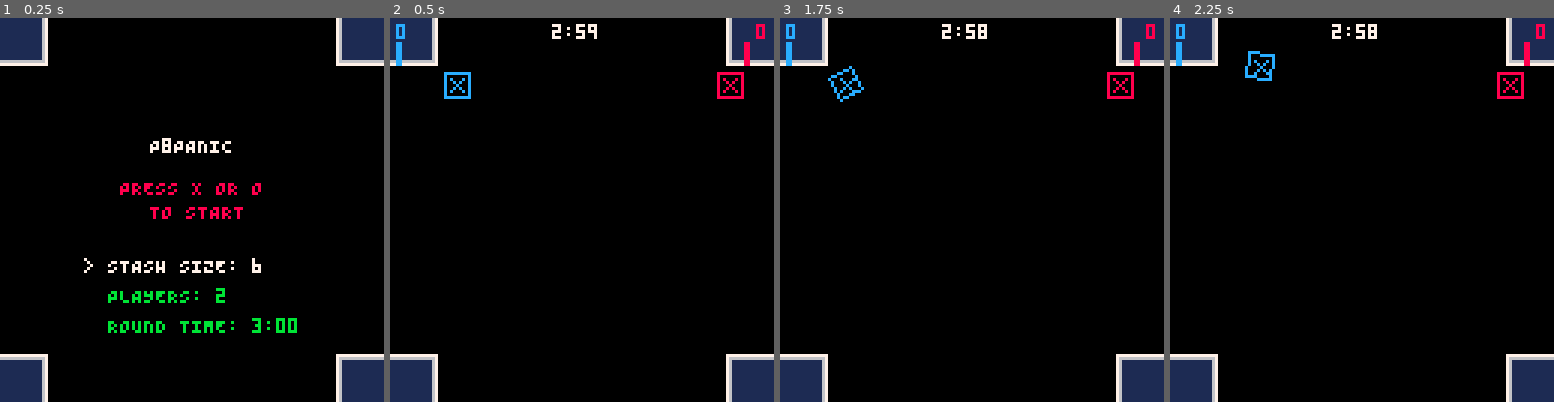
Above: before the commit, frames 1-4 (left to right).
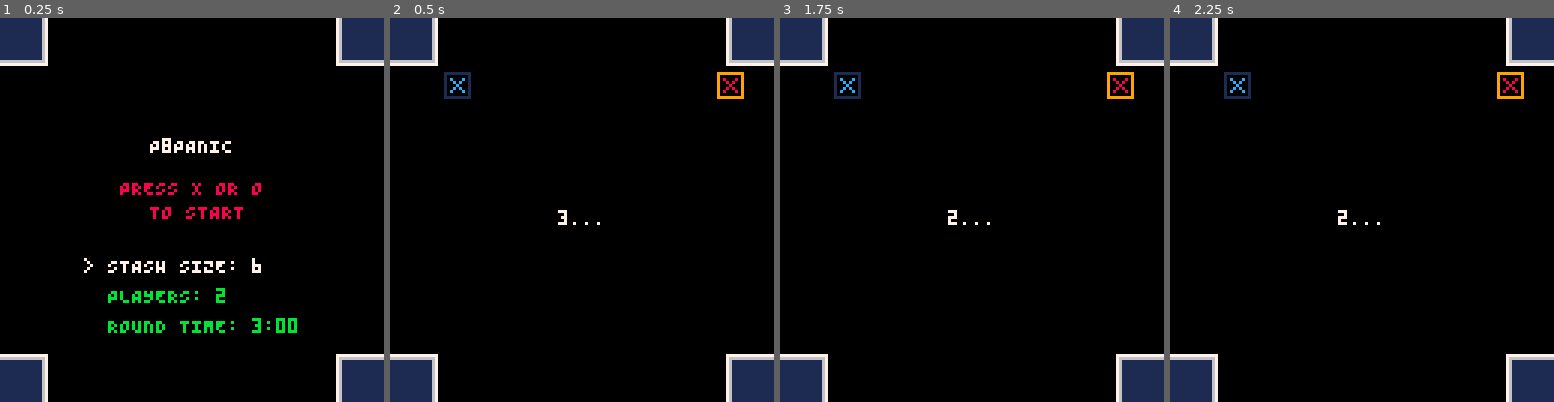
Above: after the commit, the same moments.

Repository: Arcadesys/p8panic
Game: PICO-8 cartridge p_8_panic.p8
Same seed, same stepped clock (60 frames per second), same inputs: the game is played once before the commit and once after it.
Inputs:
- Up to frame 1 (0.25 s): no input
- Up to frame 2 (0.5 s): tap X (X key) at 0.33 s
- Up to frame 3 (1.75 s): tap O (Z key) at 0.7, 1.7 s; tap X (X key) at 1.07 s; hold Right from 1.6 s (still down)
- Up to frame 4 (2.25 s): tap X (X key) at 1.85 s; release Right at 2.1 s; tap O (Z key) at 2.1 s; hold Up from 2.15 s (still down)

Frame 1 is identical in both runs. In frame 2, 1.0% of the frame differs, in the area x 1-98%, y 1-54%; in frame 3, 1.1%; in frame 4, 1.3%.

Commit message:
Implement pre-game countdown and panic sequence with associated drawing functions

Diff:
--- a/p_8_panic.p8
+++ b/p_8_panic.p8
@@ -8,7 +8,68 @@
     if score_pieces then score_pieces() end
     current_game_state = GAME_STATE_GAMEOVER
     GAME_TIMER = 0
-    gameover_timer = 2 -- 2 seconds pause before showing scores
+  end
+end
+
+gameover_timer = 2 -- 2 seconds pause before showing scores
+
+-- Pre-game countdown and panic sequence
+pre_game_state = nil -- nil, 'countdown', 'panic', 'done'
+pre_game_start_t = 0
+pre_game_sequence = {"3...", "2...", "1..."}
+
+-- Helper: draw a word/phrase from a sequence centered, one per second
+function draw_centered_sequence(seq, start_t, color)
+  local elapsed = time() - start_t
+  local idx = flr(elapsed) + 1
+  if idx <= #seq then
+    local s = seq[idx]
+    print(s, 64 - (#s * 2), 64, color or 7)
+    return false
+  end
+  return true
+end
+
+-- Helper: draw shaky red text in the center
+function draw_shaky_centered_text(s, color)
+  local ox = rnd(3) - 1.5
+  local oy = rnd(3) - 1.5
+  print(s, 64 - (#s * 2) + ox, 64 + oy, color or 8)
+end
+-- Call this to start the pre-game sequence before controls unlock
+function start_pre_game_sequence()
+  pre_game_state = 'countdown'
+  pre_game_start_t = time()
+end
+
+-- New function to update pre-game sequence state
+function update_pre_game_sequence()
+  if pre_game_state == 'countdown' then
+    local elapsed = time() - pre_game_start_t
+    local countdown_duration = #pre_game_sequence -- Each item is 1 second
+    if elapsed >= countdown_duration then
+      pre_game_state = 'panic'
+      pre_game_start_t = time() -- Reset timer for panic phase
+    end
+    return true -- Sequence is active
+  elseif pre_game_state == 'panic' then
+    if (time() - pre_game_start_t) >= 1 then -- Panic duration is 1 second
+      pre_game_state = 'done'
+      return false -- Sequence just finished
+    end
+    return true -- Sequence is active
+  elseif pre_game_state == 'done' or pre_game_state == nil then
+    return false -- Sequence is not active or finished
+  end
+  return false -- Default
+end
+
+-- New function to draw pre-game sequence text
+function draw_pre_game_text()
+  if pre_game_state == 'countdown' then
+    draw_centered_sequence(pre_game_sequence, pre_game_start_t, 7)
+  elseif pre_game_state == 'panic' then
+    draw_shaky_centered_text("panic!", 8)
   end
 end
 
@@ -228,6 +289,7 @@
     player_manager.init_players(PLAYER_COUNT)
 
     init_cursors(player_manager.get_player_count()) -- Cursors are initialized on game start
+    start_pre_game_sequence() -- Start the pre-game countdown
     GAME_TIMER_MAX = ROUND_TIME
     GAME_TIMER = GAME_TIMER_MAX -- Reset game timer
 
@@ -333,29 +395,36 @@
 
 
 function update_playing_state()
-  -- Update game controls
-  if original_update_controls_func then
-    original_update_controls_func()
-  else
-    printh("Error: original_update_controls_func is nil in update_playing_state!")
-  end
-
-  -- Update game logic - carefully wrapped to avoid errors
-  if original_update_game_logic_func then
-    if type(original_update_game_logic_func) == "function" then
-      original_update_game_logic_func()
+  -- Update pre-game sequence state first
+  local pre_game_active = update_pre_game_sequence()
+
+  -- Only update controls and game logic if pre-game is NOT in 'countdown'
+  if pre_game_state ~= 'countdown' then
+    if original_update_controls_func then
+      original_update_controls_func()
     else
-      printh("Error: original_update_game_logic_func is not a function in update_playing_state!")
-    end
-  else
-    printh("Error: original_update_game_logic_func is nil in update_playing_state!")
+      printh("Error: original_update_controls_func is nil in update_playing_state!")
+    end
+
+    if original_update_game_logic_func then
+      if type(original_update_game_logic_func) == "function" then
+        original_update_game_logic_func()
+      else
+        printh("Error: original_update_game_logic_func is not a function in update_playing_state!")
+      end
+    else
+      printh("Error: original_update_game_logic_func is nil in update_playing_state!")
+    end
   end
 
   -- Update game timer (decrease by 1/30th of a second each frame)
-  GAME_TIMER = max(0, GAME_TIMER - (1/30))
+  -- Only run game timer if pre-game sequence is fully done
+  if not pre_game_active then
+    GAME_TIMER = max(0, GAME_TIMER - (1/30))
+  end
 
   -- Check for game over condition when timer runs out
-  if GAME_TIMER <= 0 and current_game_state == GAME_STATE_PLAYING then
+  if GAME_TIMER <= 0 and current_game_state == GAME_STATE_PLAYING and not pre_game_active then
     -- Final scoring and move to gameover state
     if score_pieces then score_pieces() end
     current_game_state = GAME_STATE_GAMEOVER
@@ -407,44 +476,57 @@
 end
 
 function draw_playing_state_elements()
-  -- Draw game timer in MM:SS
-  local secs = flr(GAME_TIMER)
-  local timer_str = flr(secs/60) .. ":" .. (secs%60 < 10 and "0" or "") .. (secs%60)
-  print(timer_str, 62 - #timer_str*2, 2, GAME_TIMER < 30 and 8 or 7)
-  -- Draw pieces and cursors
-  for _,o in ipairs(pieces) do if o.draw then o:draw() end end
-  for _,c in ipairs(cursors) do if c.draw then c:draw() end end
-  -- Draw stash bars for each player
-  local m,fw,fh,bh,bw,bs,nb = 2,4,5,8,2,1,4
-  for i=1,player_manager.get_player_count() do
-    local p = player_manager.get_player(i)
-    if p then
-      local s = tostr(p:get_score())
-      local sw = #s*fw
-      local tw = nb*bw + (nb-1)*bs
-      local block_w = max(sw,tw)
-      local ax = (i==2 or i==4) and (128-m-block_w) or m
-      local ay = (i>=3) and (128-m-(fh+2+bh)) or m
-      -- score
-      print(s, ax + ((block_w-sw) * ((i==2 or i==4) and 1 or 0)), ay, p:get_color())
-      -- bars
-      local bx = (i==2 or i==4) and (ax + block_w - tw) or ax
-      local by = ay + fh + 1
-      for j=1,nb do
-        local col = player_manager.colors[j] or 0
-        local cnt = p.stash[col] or 0
-        local h = flr(cnt / STASH_SIZE * bh)
-        h = mid(0,h,bh)
-        if i==1 or i==2 then
-          -- Top players: bars grow down from just below score
-          if h>0 then rectfill(bx,by,bx+bw-1,by+h-1,col)
-          else line(bx,by,bx+bw-1,by,1) end
-        else
-          -- Bottom players: bars grow up from bottom as before
-          if h>0 then rectfill(bx,by+(bh-h),bx+bw-1,by+bh-1,col)
-          else line(bx,by+bh-1,bx+bw-1,by+bh-1,1) end
-        end
-        bx += bw + bs
+  -- Draw pre-game text if the sequence is active
+  if pre_game_state == 'countdown' or pre_game_state == 'panic' then
+    draw_pre_game_text()
+    -- Also draw cursors during countdown and panic
+    for _,c in ipairs(cursors) do if c.draw then c:draw() end end
+    if pre_game_state == 'countdown' then
+      return -- Don't draw other game elements during countdown
+    end
+  end
+
+  -- If pre-game is done, or it's panic phase, draw normal game elements
+  if pre_game_state == 'done' or pre_game_state == 'panic' or pre_game_state == nil then
+    -- Draw game timer in MM:SS
+    local secs = flr(GAME_TIMER)
+    local timer_str = flr(secs/60) .. ":" .. (secs%60 < 10 and "0" or "") .. (secs%60)
+    print(timer_str, 62 - #timer_str*2, 2, GAME_TIMER < 30 and 8 or 7)
+    -- Draw pieces and cursors
+    for _,o in ipairs(pieces) do if o.draw then o:draw() end end
+    for _,c in ipairs(cursors) do if c.draw then c:draw() end end
+    -- Draw stash bars for each player
+    local m,fw,fh,bh,bw,bs,nb = 2,4,5,8,2,1,4
+    for i=1,player_manager.get_player_count() do
+      local p = player_manager.get_player(i)
+      if p then
+        local s = tostr(p:get_score())
+        local sw = #s*fw
+        local tw = nb*bw + (nb-1)*bs
+        local block_w = max(sw,tw)
+        local ax = (i==2 or i==4) and (128-m-block_w) or m
+        local ay = (i>=3) and (128-m-(fh+2+bh)) or m
+        -- score
+        print(s, ax + ((block_w-sw) * ((i==2 or i==4) and 1 or 0)), ay, p:get_color())
+        -- bars
+        local bx = (i==2 or i==4) and (ax + block_w - tw) or ax
+        local by = ay + fh + 1
+        for j=1,nb do
+          local col = player_manager.colors[j] or 0
+          local cnt = p.stash[col] or 0
+          local h = flr(cnt / STASH_SIZE * bh)
+          h = mid(0,h,bh)
+          if i==1 or i==2 then
+            -- Top players: bars grow down from just below score
+            if h>0 then rectfill(bx,by,bx+bw-1,by+h-1,col)
+            else line(bx,by,bx+bw-1,by,1) end
+          else
+            -- Bottom players: bars grow up from bottom as before
+            if h>0 then rectfill(bx,by+(bh-h),bx+bw-1,by+bh-1,col)
+            else line(bx,by+bh-1,bx+bw-1,by+bh-1,1) end
+          end
+          bx += bw + bs
+        end
       end
     end
   end
--- a/src/0.init.lua
+++ b/src/0.init.lua
@@ -4,7 +4,68 @@
     if score_pieces then score_pieces() end
     current_game_state = GAME_STATE_GAMEOVER
     GAME_TIMER = 0
-    gameover_timer = 2 -- 2 seconds pause before showing scores
+  end
+end
+
+gameover_timer = 2 -- 2 seconds pause before showing scores
+
+-- Pre-game countdown and panic sequence
+pre_game_state = nil -- nil, 'countdown', 'panic', 'done'
+pre_game_start_t = 0
+pre_game_sequence = {"3...", "2...", "1..."}
+
+-- Helper: draw a word/phrase from a sequence centered, one per second
+function draw_centered_sequence(seq, start_t, color)
+  local elapsed = time() - start_t
+  local idx = flr(elapsed) + 1
+  if idx <= #seq then
+    local s = seq[idx]
+    print(s, 64 - (#s * 2), 64, color or 7)
+    return false
+  end
+  return true
+end
+
+-- Helper: draw shaky red text in the center
+function draw_shaky_centered_text(s, color)
+  local ox = rnd(3) - 1.5
+  local oy = rnd(3) - 1.5
+  print(s, 64 - (#s * 2) + ox, 64 + oy, color or 8)
+end
+-- Call this to start the pre-game sequence before controls unlock
+function start_pre_game_sequence()
+  pre_game_state = 'countdown'
+  pre_game_start_t = time()
+end
+
+-- New function to update pre-game sequence state
+function update_pre_game_sequence()
+  if pre_game_state == 'countdown' then
+    local elapsed = time() - pre_game_start_t
+    local countdown_duration = #pre_game_sequence -- Each item is 1 second
+    if elapsed >= countdown_duration then
+      pre_game_state = 'panic'
+      pre_game_start_t = time() -- Reset timer for panic phase
+    end
+    return true -- Sequence is active
+  elseif pre_game_state == 'panic' then
+    if (time() - pre_game_start_t) >= 1 then -- Panic duration is 1 second
+      pre_game_state = 'done'
+      return false -- Sequence just finished
+    end
+    return true -- Sequence is active
+  elseif pre_game_state == 'done' or pre_game_state == nil then
+    return false -- Sequence is not active or finished
+  end
+  return false -- Default
+end
+
+-- New function to draw pre-game sequence text
+function draw_pre_game_text()
+  if pre_game_state == 'countdown' then
+    draw_centered_sequence(pre_game_sequence, pre_game_start_t, 7)
+  elseif pre_game_state == 'panic' then
+    draw_shaky_centered_text("panic!", 8)
   end
 end
 
@@ -224,6 +285,7 @@
     player_manager.init_players(PLAYER_COUNT)
 
     init_cursors(player_manager.get_player_count()) -- Cursors are initialized on game start
+    start_pre_game_sequence() -- Start the pre-game countdown
     GAME_TIMER_MAX = ROUND_TIME
     GAME_TIMER = GAME_TIMER_MAX -- Reset game timer
 
@@ -329,29 +391,36 @@
 
 
 function update_playing_state()
-  -- Update game controls
-  if original_update_controls_func then
-    original_update_controls_func()
-  else
-    printh("Error: original_update_controls_func is nil in update_playing_state!")
-  end
-
-  -- Update game logic - carefully wrapped to avoid errors
-  if original_update_game_logic_func then
-    if type(original_update_game_logic_func) == "function" then
-      original_update_game_logic_func()
+  -- Update pre-game sequence state first
+  local pre_game_active = update_pre_game_sequence()
+
+  -- Only update controls and game logic if pre-game is NOT in 'countdown'
+  if pre_game_state ~= 'countdown' then
+    if original_update_controls_func then
+      original_update_controls_func()
     else
-      printh("Error: original_update_game_logic_func is not a function in update_playing_state!")
-    end
-  else
-    printh("Error: original_update_game_logic_func is nil in update_playing_state!")
+      printh("Error: original_update_controls_func is nil in update_playing_state!")
+    end
+
+    if original_update_game_logic_func then
+      if type(original_update_game_logic_func) == "function" then
+        original_update_game_logic_func()
+      else
+        printh("Error: original_update_game_logic_func is not a function in update_playing_state!")
+      end
+    else
+      printh("Error: original_update_game_logic_func is nil in update_playing_state!")
+    end
   end
 
   -- Update game timer (decrease by 1/30th of a second each frame)
-  GAME_TIMER = max(0, GAME_TIMER - (1/30))
+  -- Only run game timer if pre-game sequence is fully done
+  if not pre_game_active then
+    GAME_TIMER = max(0, GAME_TIMER - (1/30))
+  end
 
   -- Check for game over condition when timer runs out
-  if GAME_TIMER <= 0 and current_game_state == GAME_STATE_PLAYING then
+  if GAME_TIMER <= 0 and current_game_state == GAME_STATE_PLAYING and not pre_game_active then
     -- Final scoring and move to gameover state
     if score_pieces then score_pieces() end
     current_game_state = GAME_STATE_GAMEOVER
@@ -403,44 +472,57 @@
 end
 
 function draw_playing_state_elements()
-  -- Draw game timer in MM:SS
-  local secs = flr(GAME_TIMER)
-  local timer_str = flr(secs/60) .. ":" .. (secs%60 < 10 and "0" or "") .. (secs%60)
-  print(timer_str, 62 - #timer_str*2, 2, GAME_TIMER < 30 and 8 or 7)
-  -- Draw pieces and cursors
-  for _,o in ipairs(pieces) do if o.draw then o:draw() end end
-  for _,c in ipairs(cursors) do if c.draw then c:draw() end end
-  -- Draw stash bars for each player
-  local m,fw,fh,bh,bw,bs,nb = 2,4,5,8,2,1,4
-  for i=1,player_manager.get_player_count() do
-    local p = player_manager.get_player(i)
-    if p then
-      local s = tostr(p:get_score())
-      local sw = #s*fw
-      local tw = nb*bw + (nb-1)*bs
-      local block_w = max(sw,tw)
-      local ax = (i==2 or i==4) and (128-m-block_w) or m
-      local ay = (i>=3) and (128-m-(fh+2+bh)) or m
-      -- score
-      print(s, ax + ((block_w-sw) * ((i==2 or i==4) and 1 or 0)), ay, p:get_color())
-      -- bars
-      local bx = (i==2 or i==4) and (ax + block_w - tw) or ax
-      local by = ay + fh + 1
-      for j=1,nb do
-        local col = player_manager.colors[j] or 0
-        local cnt = p.stash[col] or 0
-        local h = flr(cnt / STASH_SIZE * bh)
-        h = mid(0,h,bh)
-        if i==1 or i==2 then
-          -- Top players: bars grow down from just below score
-          if h>0 then rectfill(bx,by,bx+bw-1,by+h-1,col)
-          else line(bx,by,bx+bw-1,by,1) end
-        else
-          -- Bottom players: bars grow up from bottom as before
-          if h>0 then rectfill(bx,by+(bh-h),bx+bw-1,by+bh-1,col)
-          else line(bx,by+bh-1,bx+bw-1,by+bh-1,1) end
+  -- Draw pre-game text if the sequence is active
+  if pre_game_state == 'countdown' or pre_game_state == 'panic' then
+    draw_pre_game_text()
+    -- Also draw cursors during countdown and panic
+    for _,c in ipairs(cursors) do if c.draw then c:draw() end end
+    if pre_game_state == 'countdown' then
+      return -- Don't draw other game elements during countdown
+    end
+  end
+
+  -- If pre-game is done, or it's panic phase, draw normal game elements
+  if pre_game_state == 'done' or pre_game_state == 'panic' or pre_game_state == nil then
+    -- Draw game timer in MM:SS
+    local secs = flr(GAME_TIMER)
+    local timer_str = flr(secs/60) .. ":" .. (secs%60 < 10 and "0" or "") .. (secs%60)
+    print(timer_str, 62 - #timer_str*2, 2, GAME_TIMER < 30 and 8 or 7)
+    -- Draw pieces and cursors
+    for _,o in ipairs(pieces) do if o.draw then o:draw() end end
+    for _,c in ipairs(cursors) do if c.draw then c:draw() end end
+    -- Draw stash bars for each player
+    local m,fw,fh,bh,bw,bs,nb = 2,4,5,8,2,1,4
+    for i=1,player_manager.get_player_count() do
+      local p = player_manager.get_player(i)
+      if p then
+        local s = tostr(p:get_score())
+        local sw = #s*fw
+        local tw = nb*bw + (nb-1)*bs
+        local block_w = max(sw,tw)
+        local ax = (i==2 or i==4) and (128-m-block_w) or m
+        local ay = (i>=3) and (128-m-(fh+2+bh)) or m
+        -- score
+        print(s, ax + ((block_w-sw) * ((i==2 or i==4) and 1 or 0)), ay, p:get_color())
+        -- bars
+        local bx = (i==2 or i==4) and (ax + block_w - tw) or ax
+        local by = ay + fh + 1
+        for j=1,nb do
+          local col = player_manager.colors[j] or 0
+          local cnt = p.stash[col] or 0
+          local h = flr(cnt / STASH_SIZE * bh)
+          h = mid(0,h,bh)
+          if i==1 or i==2 then
+            -- Top players: bars grow down from just below score
+            if h>0 then rectfill(bx,by,bx+bw-1,by+h-1,col)
+            else line(bx,by,bx+bw-1,by,1) end
+          else
+            -- Bottom players: bars grow up from bottom as before
+            if h>0 then rectfill(bx,by+(bh-h),bx+bw-1,by+bh-1,col)
+            else line(bx,by+bh-1,bx+bw-1,by+bh-1,1) end
+          end
+          bx += bw + bs
         end
-        bx += bw + bs
       end
     end
   end
